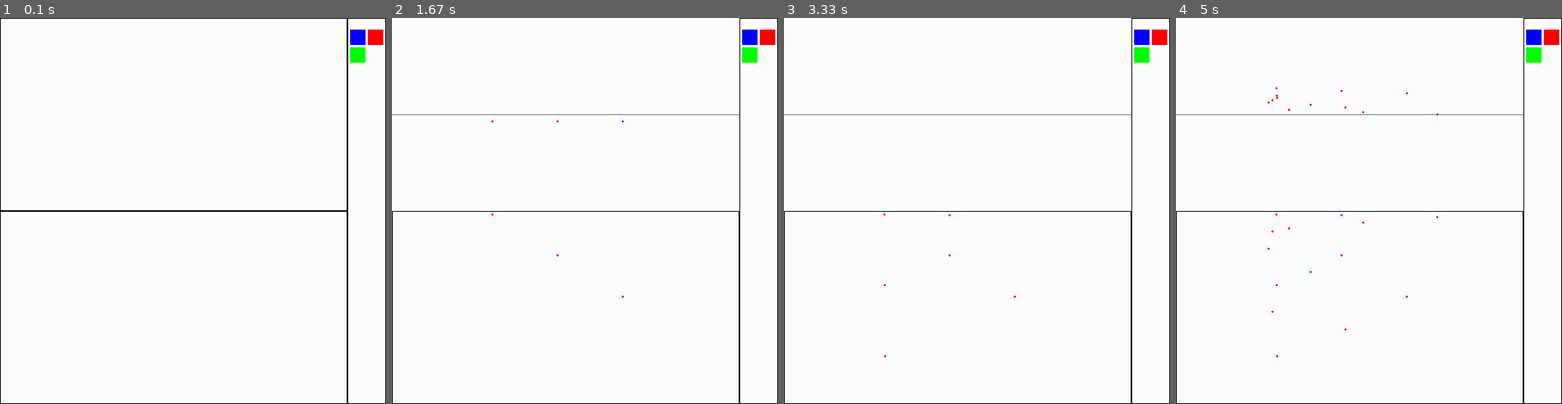
Above: before the commit, frames 1-4 (left to right).
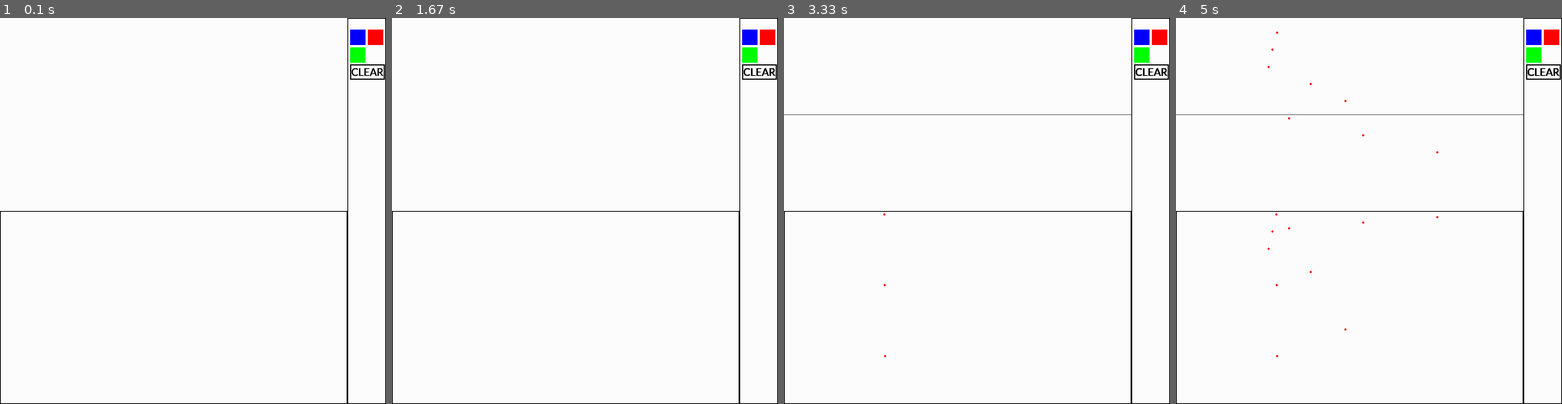
Above: after the commit, the same moments.

Repository: VEGA2003/applets
Game: pygame game, started from live_derivatives_pygame.py
Two runs of this game, one before a commit and one after it. Both use one fixed random seed, a clock stepped at 60 frames per second and the inputs below.
Inputs (mouse positions are in pixels of both pictures, inside the frame that each line leads up to):
- Up to frame 1 (0.1 s): no input
- Up to frame 2 (1.67 s): press the mouse at (492, 214) at 0.37 s; move the mouse to (557, 253) at 0.47 s; release the mouse at (623, 295) at 0.6 s; click (758, 72) at 0.72 s, where only the run after the commit has a clickable "CLEAR"
- Up to frame 3 (3.33 s): press the mouse at (884, 214) at 3.1 s; move the mouse to (884, 284) at 3.2 s; move the mouse to (884, 357) at 3.3 s
- Up to frame 4 (5 s): release the mouse at (1276, 357) at 3.33 s; press the mouse at (1276, 214) at 3.77 s; move the mouse to (1272, 230) at 3.87 s; move the mouse to (1268, 249) at 3.97 s; release the mouse at (1268, 249) at 4 s; press the mouse at (1276, 214) at 4.1 s; move the mouse to (1311, 272) at 4.2 s; move the mouse to (1345, 330) at 4.3 s; release the mouse at (1345, 330) at 4.33 s; click (1287, 226) at 4.45 s; press the mouse at (1287, 226) at 4.77 s; move the mouse to (1361, 222) at 4.87 s; move the mouse to (1438, 218) at 4.97 s

The runs differ from the first frame. In frame 1, 0.8% of the frame differs, in the area x 0-100%, y 0-50%; in frame 2, 0.3%; in frame 3, 0.2%; in frame 4, 0.3%.

Commit message:
added clear button and multicolor

Diff:
--- a/live_derivatives_pygame.py
+++ b/live_derivatives_pygame.py
@@ -33,7 +33,7 @@
 
         pg.draw.rect(win, self.color, (self.x, self.y,
                                            self.width, self.height), self.outline)
-        font = pg.font.SysFont('comicsans', 30)
+        font = pg.font.SysFont('calibri', 30)
         text = font.render(self.text, 1, self.color)
         win.blit(text, (int(self.x+self.width/2-text.get_width()/2),
                         int(self.y+self.height/2-text.get_height()/2)))
@@ -41,8 +41,9 @@
 redButton = button(can_x + 53, 30, 40, 40, (255, 0, 0), 0)
 blueButton = button(can_x + 7, 30, 40, 40, (0, 0, 255), 1)
 greenButton = button(can_x + 7, 76, 40, 40, (0, 255, 0), 2)
+clearButton = button(can_x + 7, 120, 90, 40, (0, 0, 0),3, 3, text="CLEAR")
 
-buttons = [redButton, blueButton, greenButton]
+buttons = [redButton, blueButton, greenButton, clearButton]
 
 class drawing(object):
 
@@ -50,11 +51,9 @@
         '''constructor'''
         self.color = (255, 0, 0)
         self.rad = 3
-        self.points_r = {}
-        self.points_g = {}
-        self.points_b = {}
-        self.points = self.points_r
-        self.points_list = [self.points_r,self.points_g, self.points_b]
+        self.points = [{},{},{}]
+        self.smooth = [[],[],[]]
+        self.index = 0
 
     def draw(self, win, pos):
         pg.draw.circle(win, self.color, (pos[0], pos[1]), self.rad)
@@ -64,14 +63,20 @@
 
         if pg.mouse.get_pressed() == (1, 0, 0) and pos[0] < can_x and pos[1] > win_y/2:
             self.draw(win, pos)
-            self.points[pos[0]] = pos[1]
+            self.points[self.index][pos[0]] = pos[1]
 
         elif pg.mouse.get_pressed() == (1, 0, 0):
             for button in buttons:
                 if pos[0] > button.x and pos[0] < button.x + button.width:
                     if pos[1] > button.y and pos[1] < button.y + button.height:
-                        self.color = button.color
-                        self.points = self.points_list[button.index]
+                        if button.index == 3:
+                            self.points = [{}, {},{}]
+                            self.smooth = [[],[],[]]
+                            win.fill((255, 255, 255))
+
+                        else:
+                            self.color = button.color
+                            self.index = button.index
 
 
 canvas = drawing()
@@ -85,31 +90,34 @@
     # pg.draw.rect(win, (255, 255, 255), (can_x, 0, 100, 500),)
     pg.draw.rect(win, (0, 0, 0), (0, win_y/2, can_x, win_y/2),
                      2)  # Drawing canvas space
-    pg.draw.rect(win, (0, 0, 0), (0, 0, can_x, win_y/2),
-                    2)  # Drawing canvas space
 
     for button in buttons:
         button.draw(win)
 
-    if len(canvas.points) > 1 :
+    if len(canvas.points[canvas.index]) > 1 :
         pg.draw.rect(win, (255, 255, 255), (0, 0, can_x, win_y/2),0)
         pg.draw.line(win, (0,0,0), (0,win_y/4), (can_x,win_y/4))
-        x = np.array(list(canvas.points.keys()))
-        y = 500 - np.array(list(canvas.points.values()))
+        x = np.array(list(canvas.points[canvas.index].keys()))
+        y = win_y - np.array(list(canvas.points[canvas.index].values()))
         # p = np.polynomial.polynomial.Polynomial.fit(y/10, x/10, 10)
-        winlen = min(50,len(canvas.points))
-        polyorder = min(1,len(canvas.points)-1)
+        winlen = min(30,len(canvas.points[canvas.index]))
+        polyorder = min(1,len(canvas.points[canvas.index])-1)
         p = savgol_filter(y, winlen, polyorder)
         # d = p.deriv(1)
         # grad = np.gradient(p(x/10),(x/10))
         grad = np.gradient(p/scale, x/scale)
         d = win_y/4 - grad*scale
-        winlen = min(20,len(canvas.points))
+        winlen = min(20,len(canvas.points[canvas.index]))
         d = savgol_filter(d, winlen, polyorder)
-        for i in range(len(x)):
-            if x[i] < can_x and (win_y/4 - grad[i]*scale) < win_y/2:
-                pg.draw.circle(win, canvas.color,(x[i], d[i]) , canvas.rad)
-                # pg.draw.circle(win, (0,255,0),(x[i], p[i]) , canvas.rad)
+        canvas.smooth[canvas.index] = d
+
+        for j in range(3):
+            if len(canvas.points[j]) > 1 :
+                x = np.array(list(canvas.points[j].keys()))
+                y = np.array(list(canvas.smooth[j]))
+                for i in range(len(y)):
+                    if x[i] < can_x and y[i] < win_y/2:
+                        pg.draw.circle(win, buttons[j].color,(x[i], y[i]) , canvas.rad)
 
     pg.display.update()
 
